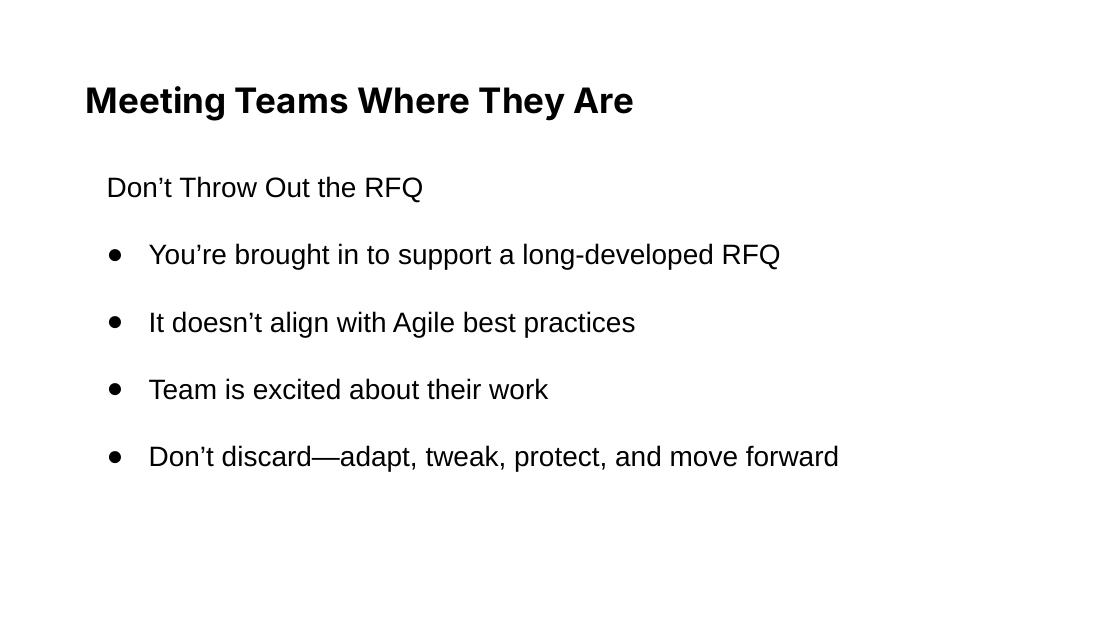
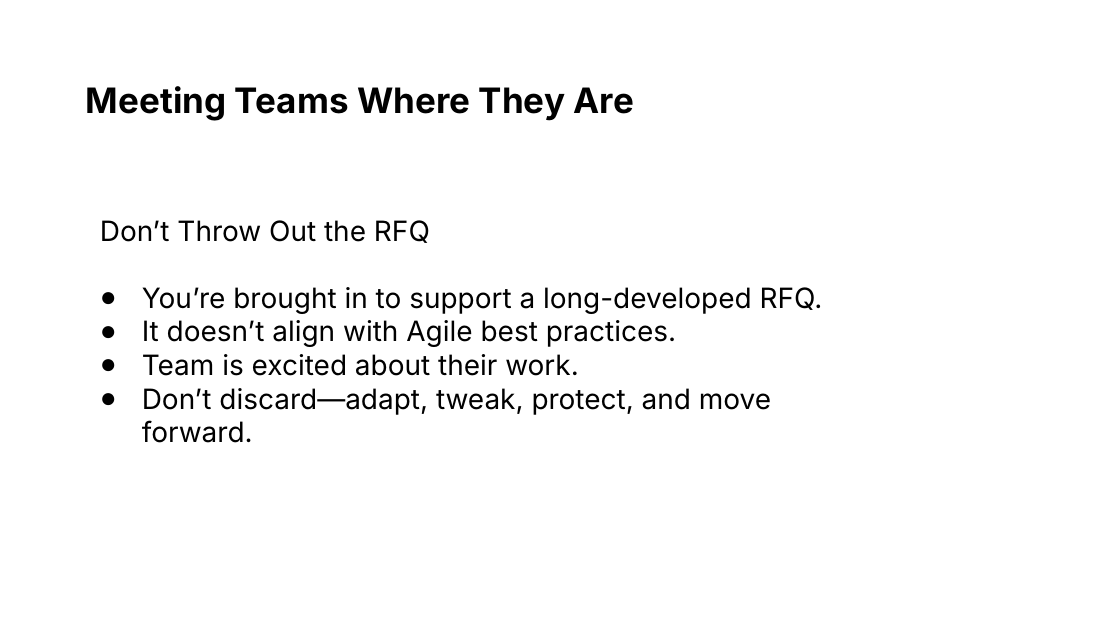
Before and after one commit to usds/ditap-curriculum-update, a slide deck: slide 32 of 3_Curriculum/3A_DITAP-Core-Curriculum/Module-5/In-Class Materials/1_Module 5 Presentation.pptx. Drawn at 1120x630 pixels with LibreOffice and Linux fonts; fonts in the diff are those of the drawing. Boxes give left, top, right and bottom in pixels: in the first picture for what was removed or moved away, otherwise in the second. Text is boxed around its words. In the diff, an @@ line names an element or a change of style, - is before the commit and + after.

```diff
--- a/3_Curriculum/3A_DITAP-Core-Curriculum/Module-5/In-Class Materials/1_Module 5 Presentation.pptx
+++ b/3_Curriculum/3A_DITAP-Core-Curriculum/Module-5/In-Class Materials/1_Module 5 Presentation.pptx
@@ text "Don’t Throw Out the RFQ": place and size @@
-text "Don’t Throw Out the RFQ" at box(107, 176, 839, 471)
+text "Don’t Throw Out the RFQ" at box(100, 220, 823, 443)
@@ text at box(100, 220, 430, 243): font Arial to Inter in "Don’t Throw Out the RFQ" @@
@@ text at box(142, 287, 823, 443): text changed; font Arial to Inter @@
-● You’re brought in to support a long-developed RFQ
-● It doesn’t align with Agile best practices
-● Team is excited about their work
-● Don’t discard—adapt, tweak, protect, and move forward
+● You’re brought in to support a long-developed RFQ.
+● It doesn’t align with Agile best practices.
+● Team is excited about their work.
+● Don’t discard—adapt, tweak, protect, and move forward.
```
Also in this commit, not shown: 106 other slides changed, 1 slide added, 1 slide removed, 10 other files.
